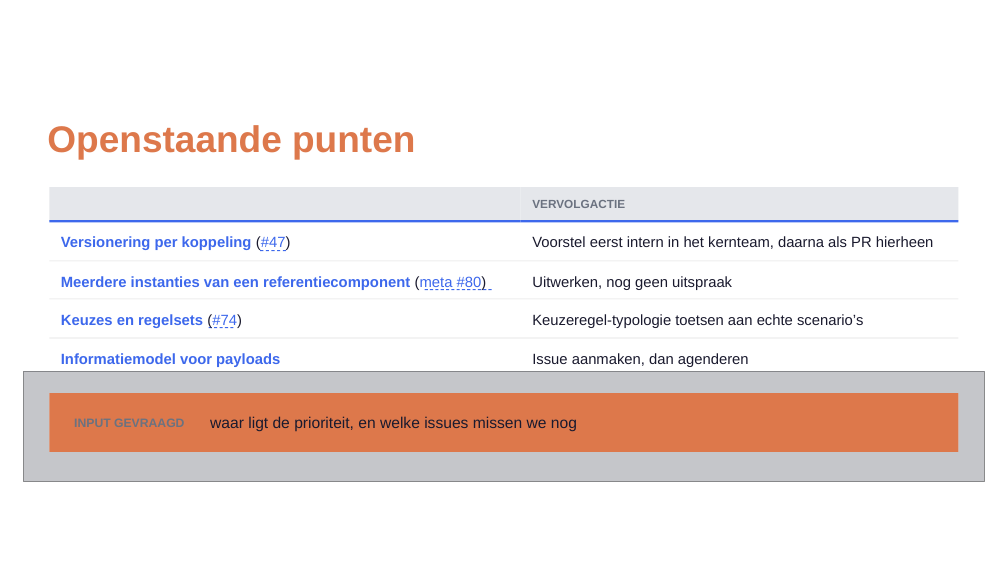
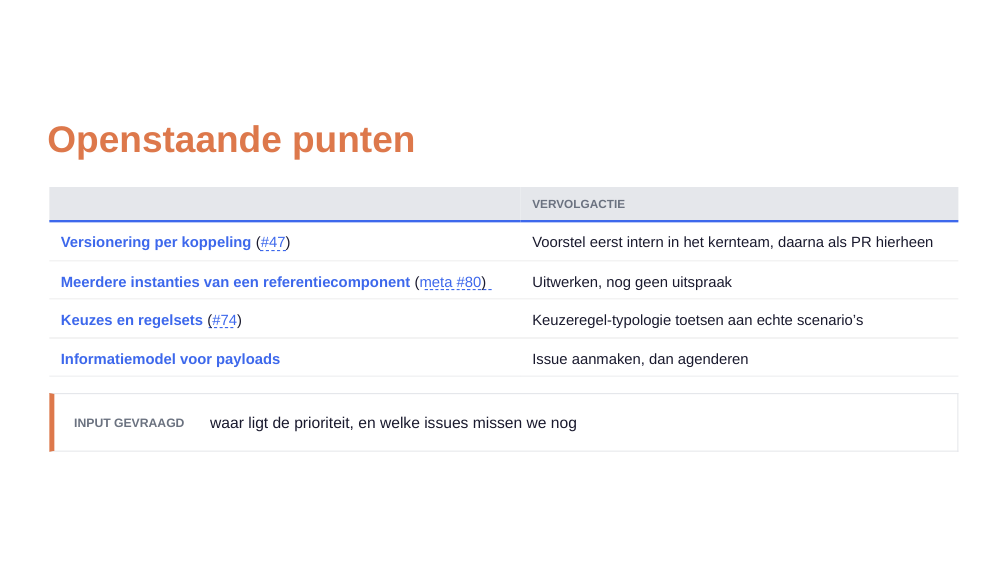
Before and after one commit to Npuls-OKx/meta, a slide deck: slide 17 of presentaties/export/260901_kerngroep_techniek-bewerkbaar.pptx. Drawn at 1008x568 pixels with LibreOffice and Linux fonts; fonts in the diff are those of the drawing; grey boxes stand for pictures; background and template pictures are left out. Boxes give left, top, right and bottom in pixels: in the first picture for what was removed or moved away, otherwise in the second. Text is boxed around its words. In the diff, an @@ line names an element or a change of style, - is before the commit and + after.

```diff
--- a/presentaties/export/260901_kerngroep_techniek-bewerkbaar.pptx
+++ b/presentaties/export/260901_kerngroep_techniek-bewerkbaar.pptx
@@ picture removed at box(24, 371, 984, 482) @@
@@ freeform shape removed at box(24, 371, 984, 482) @@
@@ freeform shape added at box(49, 375, 520, 376), fill #9CA3AF at 20% opacity @@
@@ freeform shape added at box(520, 375, 959, 376), fill #9CA3AF at 20% opacity @@
@@ freeform shape at box(49, 393, 959, 451): outline redrawn @@
@@ freeform shape: place and size @@
-freeform shape at box(49, 393, 959, 451)
+freeform shape at box(49, 393, 959, 394)
@@ freeform shape at box(49, 393, 959, 394): fill #DD784B to #E5E7EB @@
@@ freeform shape added at box(49, 393, 54, 451), fill #DD784B @@
@@ freeform shape added at box(958, 393, 959, 451), fill #E5E7EB @@
@@ freeform shape: place and size @@
-freeform shape at box(49, 393, 959, 451)
+freeform shape at box(49, 450, 959, 451)
```
Also in this commit, not shown: 2 other slides changed, 2 other files.
